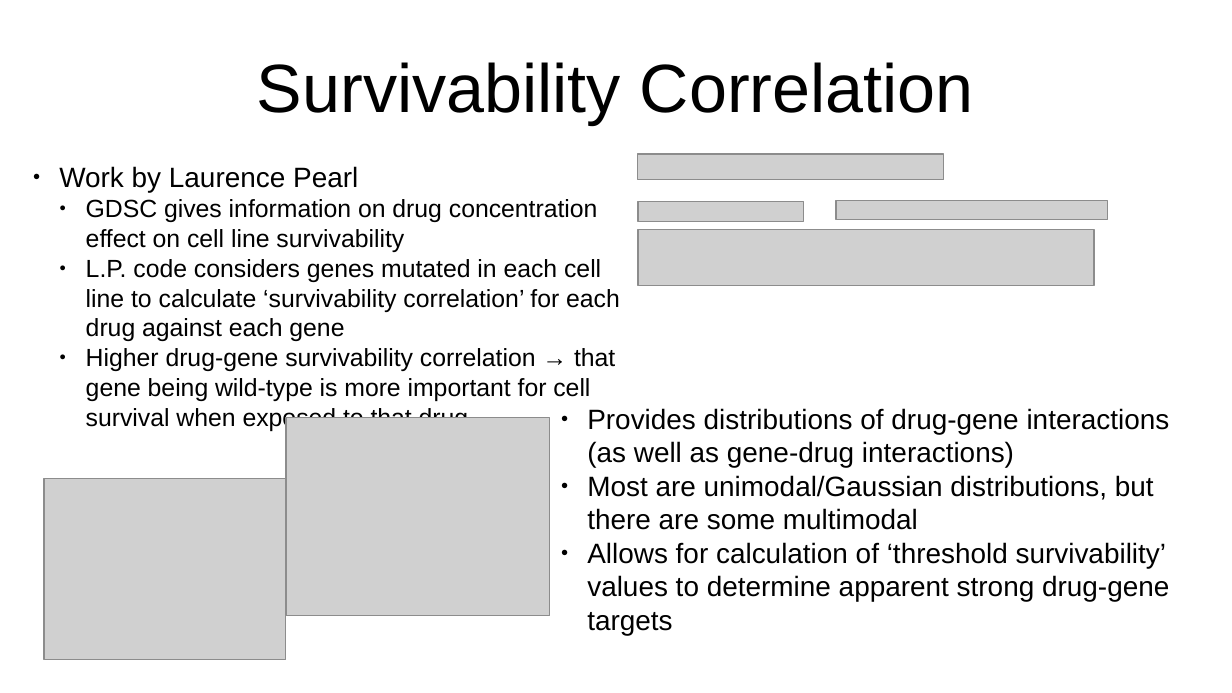
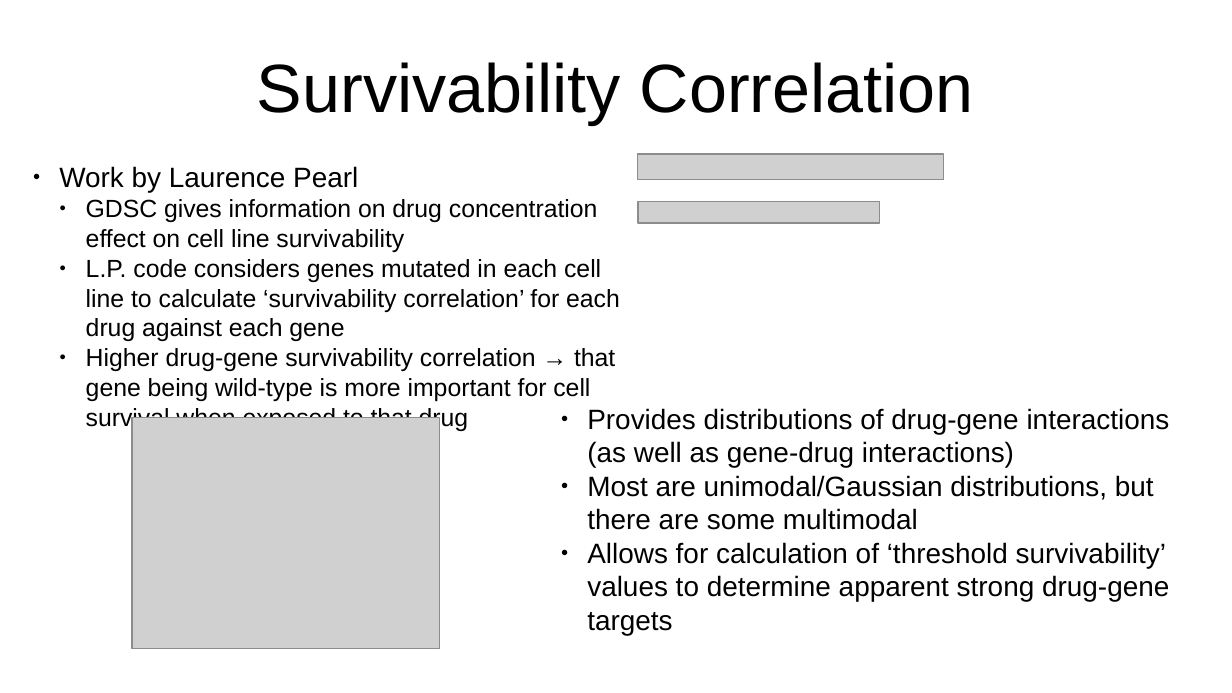
Before and after one commit to CDR-Clueless/GDSC-DrugBank-Search, a slide deck: slide 4 of General GDSC presentation.odp (slide 8 before the commit). Drawn at 1232x693 pixels with LibreOffice and Linux fonts; fonts in the diff are those of the drawing; grey boxes stand for pictures. Boxes give left, top, right and bottom in pixels: in the first picture for what was removed or moved away, otherwise in the second. Text is boxed around its words. In the diff, an @@ line names an element or a change of style, - is before the commit and + after.

```diff
--- a/General GDSC presentation.odp
+++ b/General GDSC presentation.odp
@@ picture: place and size @@
-picture at [638, 201, 804, 221]
+picture at [638, 201, 880, 222]
@@ picture removed at [836, 201, 1108, 220] @@
@@ picture removed at [638, 230, 1094, 286] @@
@@ picture: place and size @@
-picture at [286, 418, 550, 616]
+picture at [132, 418, 440, 650]
@@ picture removed at [44, 478, 286, 660] @@
```
Also in this commit, not shown: 1 other slide changed, 4 slides added, 1 slide removed.
